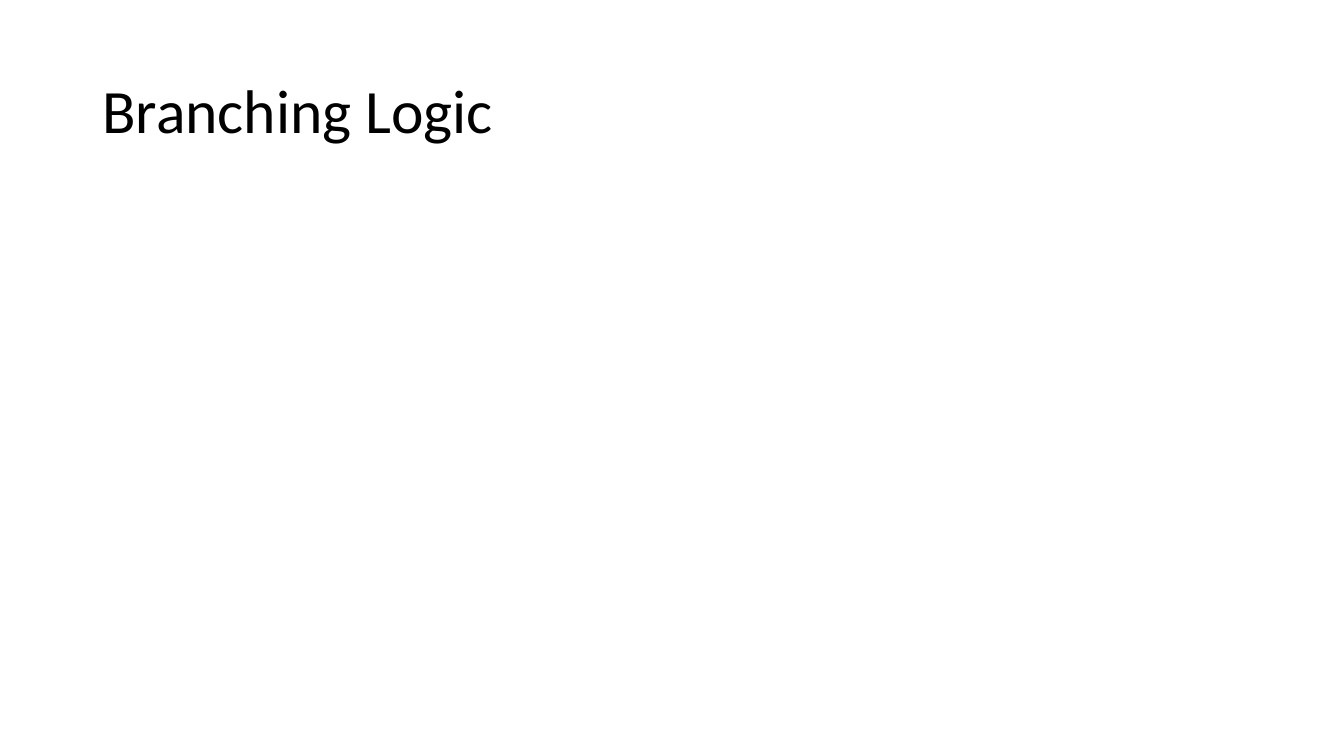
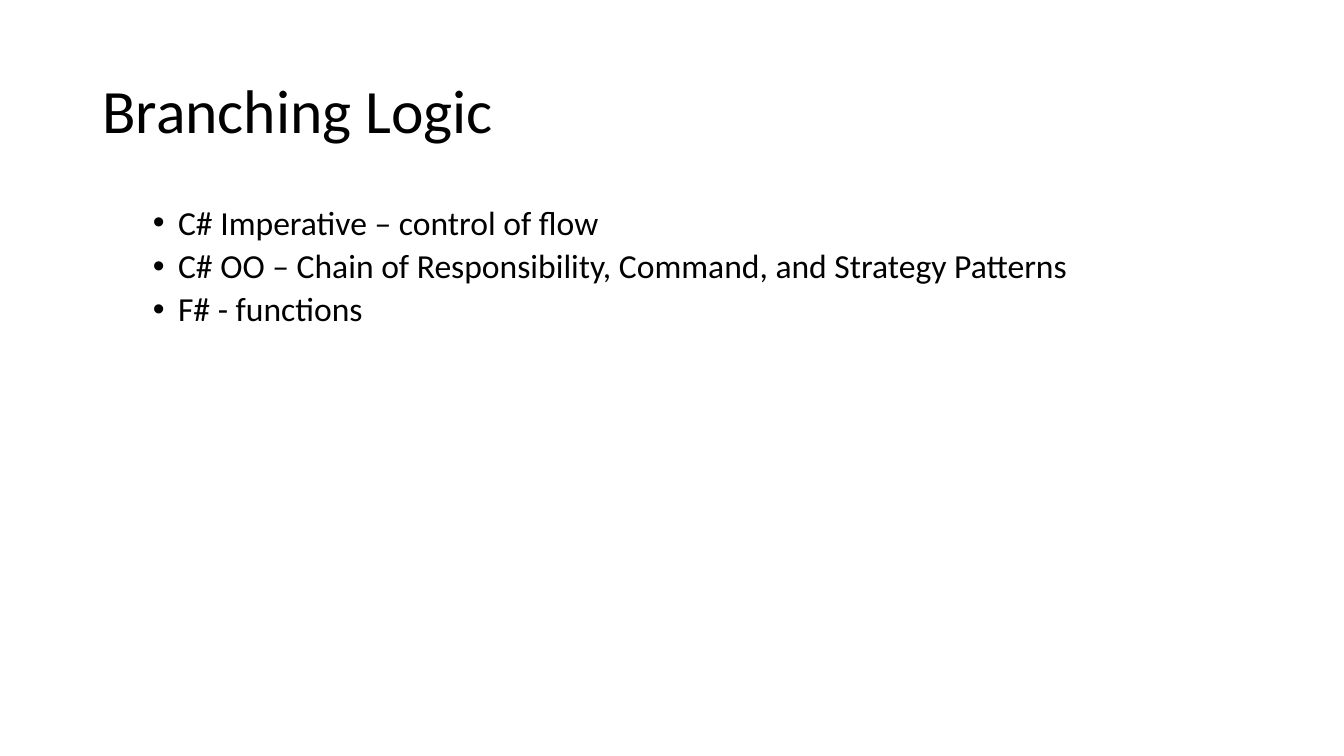
Before and after one commit to jamessdixon/chickensoftware-businessrules, a slide deck: slide 22 of Business Rules.pptx. Drawn at 1344x756 pixels with LibreOffice and Linux fonts; fonts in the diff are those of the drawing. Boxes give left, top, right and bottom in pixels: in the first picture for what was removed or moved away, otherwise in the second. Text is boxed around its words. In the diff, an @@ line names an element or a change of style, - is before the commit and + after.

```diff
--- a/Business Rules.pptx
+++ b/Business Rules.pptx
@@ text added at <box>178,211,1067,322</box>, 24 pt, text #000000 @@
+  • C# Imperative – control of flow
+  • C# OO – Chain of Responsibility, Command, and Strategy Patterns
+  • F# - functions
```
Also in this commit, not shown: 6 other slides changed, 2 slides added.
